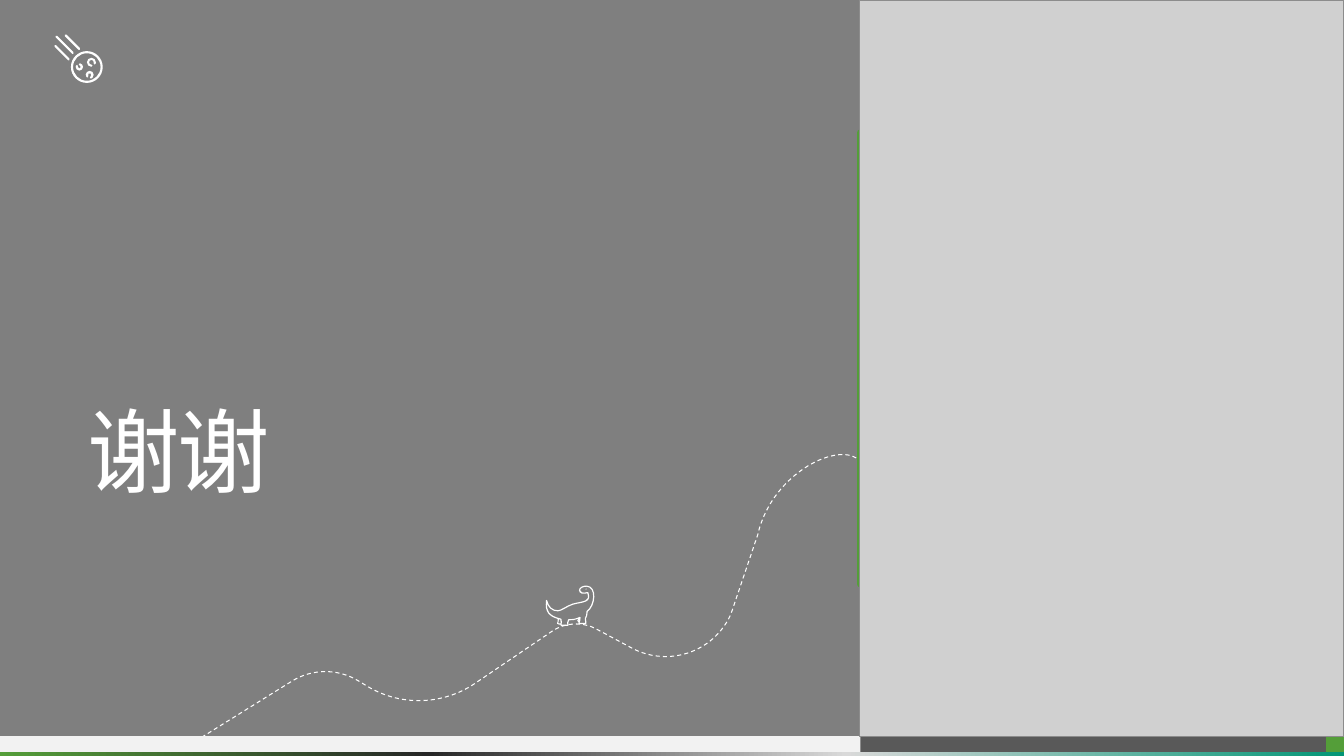
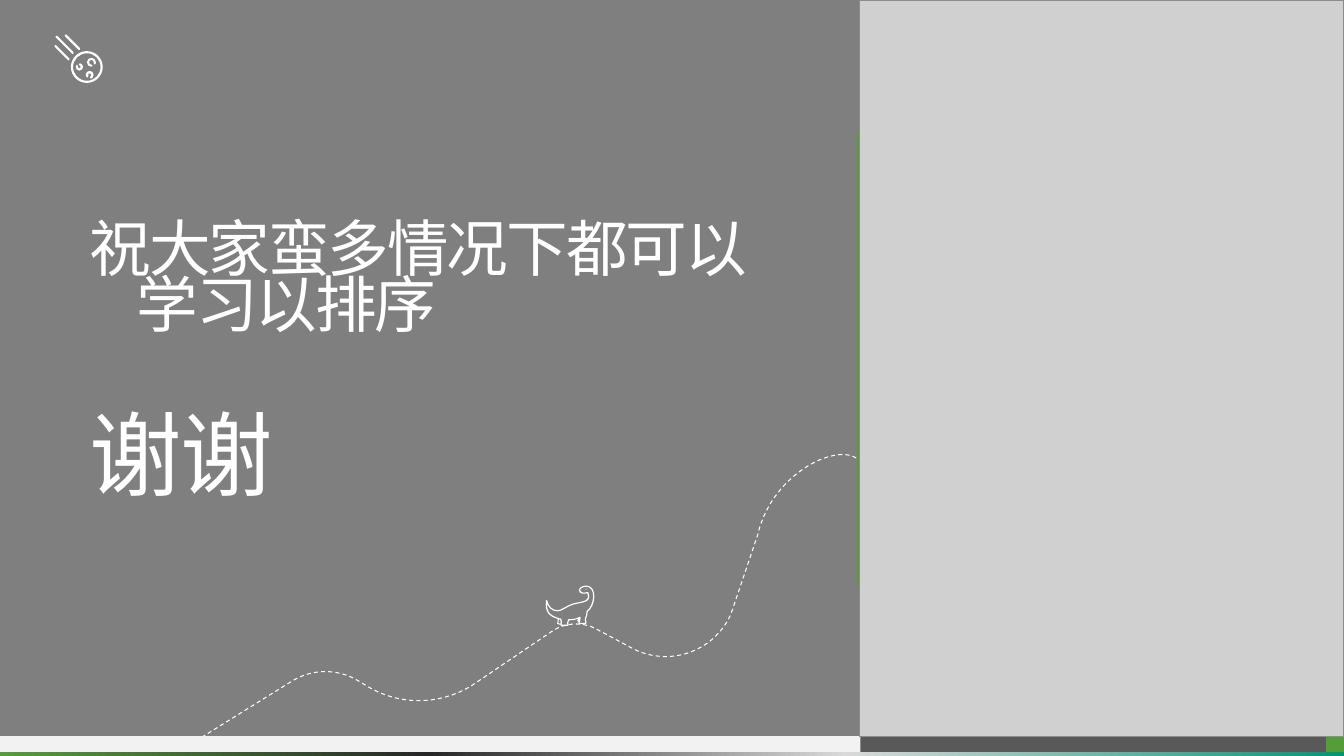
Before and after one commit to pitybea/l2r, a slide deck: slide 12 of rank.pptx (slide 13 before the commit). Drawn at 1344x756 pixels with LibreOffice and Linux fonts; fonts in the diff are those of the drawing; grey boxes stand for pictures; background and template pictures are left out. Boxes give left, top, right and bottom in pixels: in the first picture for what was removed or moved away, otherwise in the second. Text is boxed around its words. In the diff, an @@ line names an element or a change of style, - is before the commit and + after.

```diff
--- a/rank.pptx
+++ b/rank.pptx
@@ title at (90,218,747,496): text changed; size 66 to 44 pt @@
-谢谢
+祝大家蛮多情况下都可以
+学习以排序
+谢谢
```
Also in this commit, not shown: 1 other slide changed, 1 slide removed.
